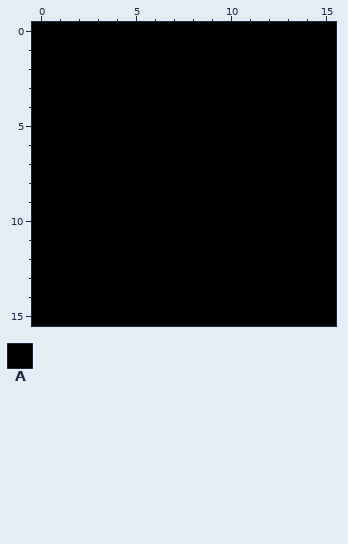
Pixel-art sprite -- mc/assets/textures/dirt.png. The picture above is the old version.
The file is 16x16 pixels. Colours within 5 levels of each other are drawn and written as one.
Palette (. is transparent): A #000000
Pixels before, first column x 0:
 0 AAAAAAAAAAAAAAAA
 1 AAAAAAAAAAAAAAAA
 2 AAAAAAAAAAAAAAAA
 3 AAAAAAAAAAAAAAAA
 4 AAAAAAAAAAAAAAAA
 5 AAAAAAAAAAAAAAAA
 6 AAAAAAAAAAAAAAAA
 7 AAAAAAAAAAAAAAAA
 8 AAAAAAAAAAAAAAAA
 9 AAAAAAAAAAAAAAAA
10 AAAAAAAAAAAAAAAA
11 AAAAAAAAAAAAAAAA
12 AAAAAAAAAAAAAAAA
13 AAAAAAAAAAAAAAAA
14 AAAAAAAAAAAAAAAA
15 AAAAAAAAAAAAAAAA
Once edited:
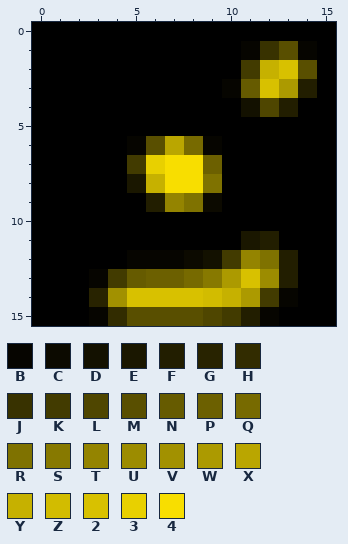
Colours new in this view: B #060500  C #0c0a00  D #131100  E #1a1700  F #221e00  G #282300  H #322c00  J #383200  K #423b00  L #4f4600  M #594f00  N #665b00  P #6c6000  Q #776a00  R #7f7200  S #877900  T #948400  U #9c8c00  V #a29100  W #ac9a00  X #baa600  Y #c6b100  Z #d2bc00  2 #d8c100  3 #e8d000  4 #f8de00
What changed:
Changed rows in their new state; - is an unchanged pixel.
first column x 3:
 1 --------BJMB
 2 --------KY2M
 3 -------BN2WF
 4 --------DLF-
 6 --BMXQB-----
 7 --K344P-----
 8 --EY44R-----
 9 ---FTRC-----
11 --------EF--
12 --BBBCDKTRF-
13 BKNPPQSW2UF-
14 GV2222ZYWKB-
15 BHMMMMLKFB--
Boxes around the changes in both pictures, in picture pixels (x1, y1, x2, y2):
changed: (89, 41, 317, 326)
